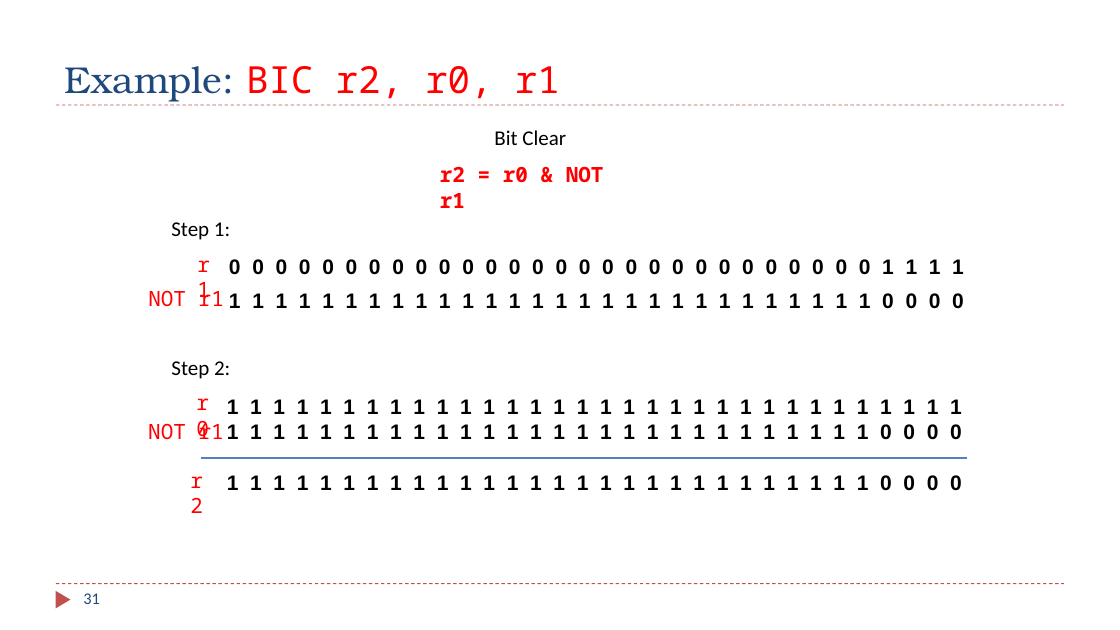
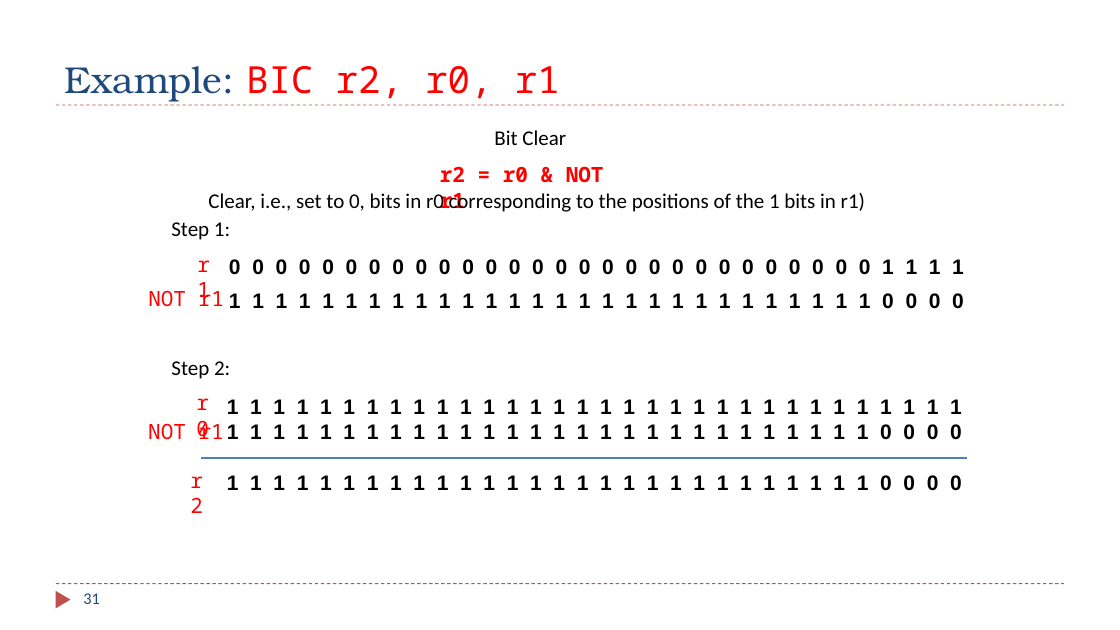
Before and after one commit to guhofstra/CSC111Fa26, a slide deck: slide 31 of PPTs/Ch4_ARM_Arithmetic_Logic.pptx. Drawn at 1120x630 pixels with LibreOffice and Linux fonts; fonts in the diff are those of the drawing. Boxes give left, top, right and bottom in pixels: in the first picture for what was removed or moved away, otherwise in the second. Text is boxed around its words. In the diff, an @@ line names an element or a change of style, - is before the commit and + after.

```diff
--- a/PPTs/Ch4_ARM_Arithmetic_Logic.pptx
+++ b/PPTs/Ch4_ARM_Arithmetic_Logic.pptx
@@ text added at [208,193,865,212], 18 pt, text #000000 @@
+Clear, i.e., set to 0, bits in r0 corresponding to the positions of the 1 bits in r1)
```
Also in this commit, not shown: 4 other slides changed, 1 other file.
